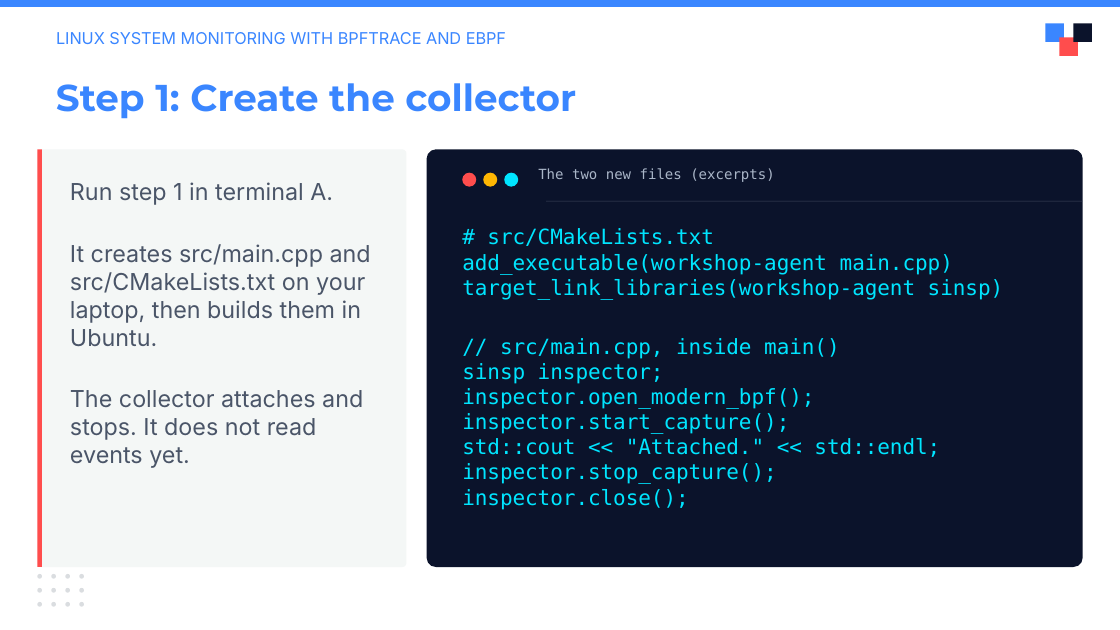
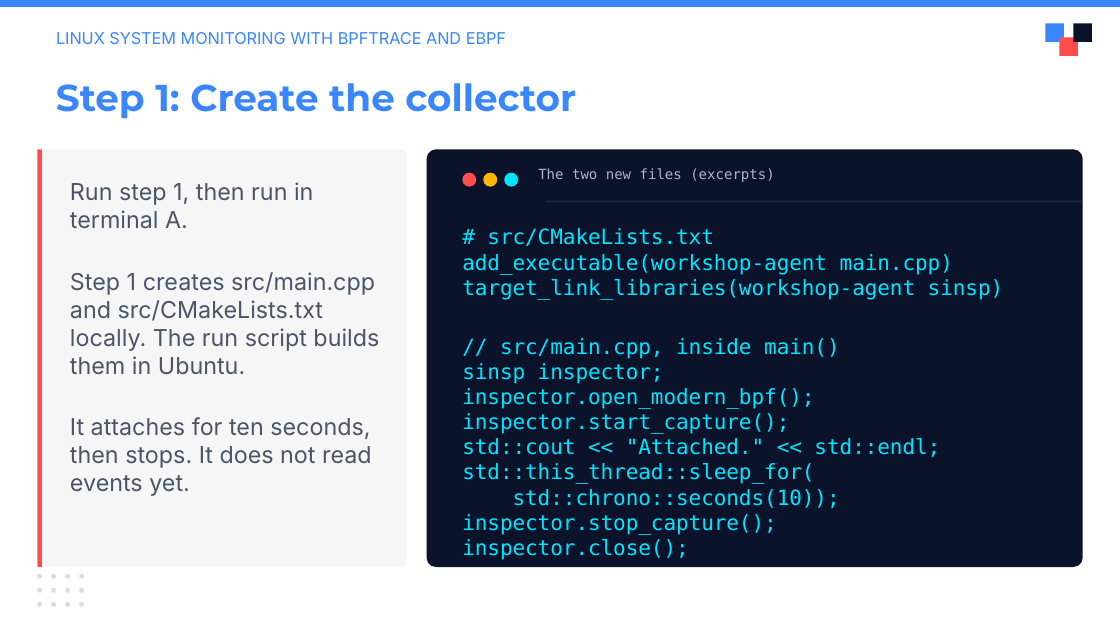
Before and after one commit to julianshalaby-perj/falco-libs-workshop, a slide deck: slide 8 of presentation/falco-libs-intro.pptx. Drawn at 1120x630 pixels with LibreOffice and Linux fonts; fonts in the diff are those of the drawing; background and template pictures are left out. Boxes give left, top, right and bottom in pixels: in the first picture for what was removed or moved away, otherwise in the second. Text is boxed around its words. In the diff, an @@ line names an element or a change of style, - is before the commit and + after.

Commit message:
Show separate rebuild and capture command after each step

```diff
--- a/presentation/falco-libs-intro.pptx
+++ b/presentation/falco-libs-intro.pptx
@@ text at (x1=70, y1=182, x2=379, y2=496): text changed @@
-Run step 1 in terminal A.
-It creates src/main.cpp and src/CMakeLists.txt on your laptop, then builds them in Ubuntu.
-The collector attaches and stops. It does not read events yet.
+Run step 1, then run in terminal A.
+Step 1 creates src/main.cpp and src/CMakeLists.txt locally. The run script builds them in Ubuntu.
+It attaches for ten seconds, then stops. It does not read events yet.
@@ text at (x1=462, y1=463, x2=840, y2=508): paragraphs added @@
+std::this_thread::sleep_for(
+std::chrono::seconds(10));
```
Also in this commit, not shown: 9 other slides changed.
